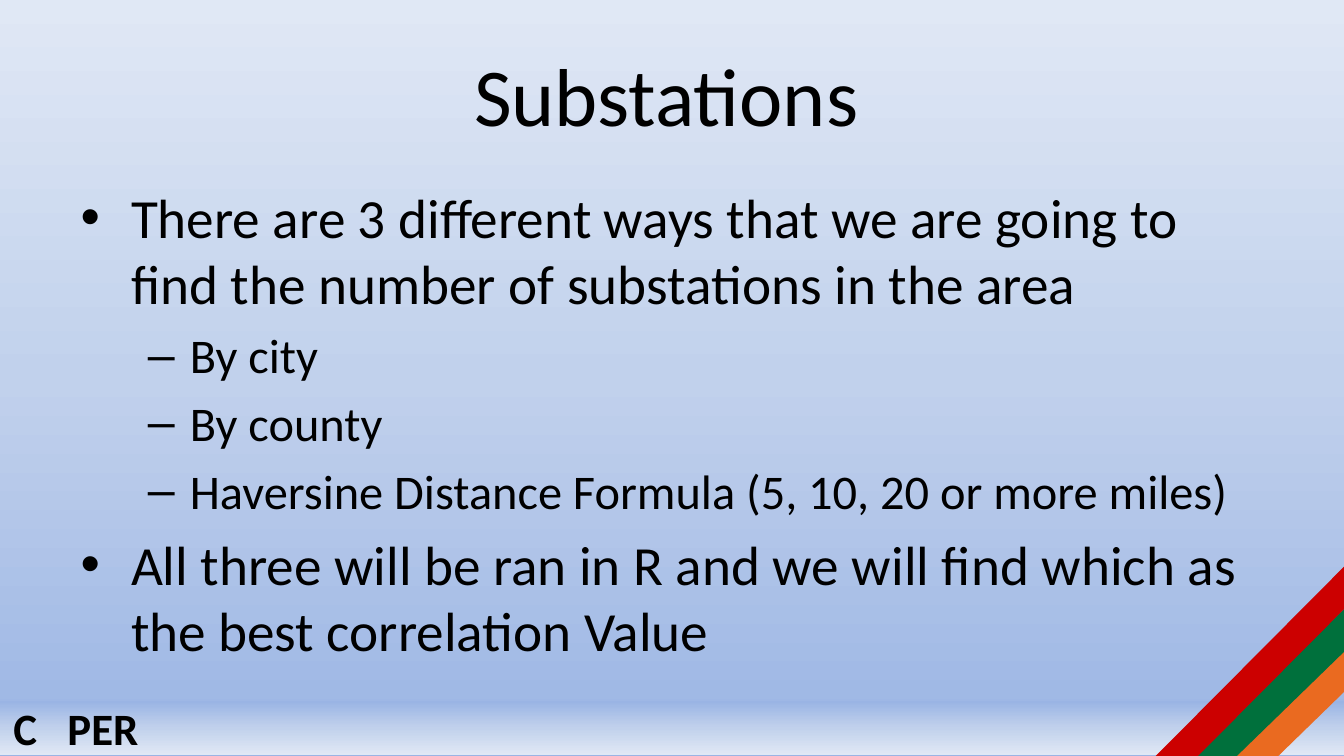
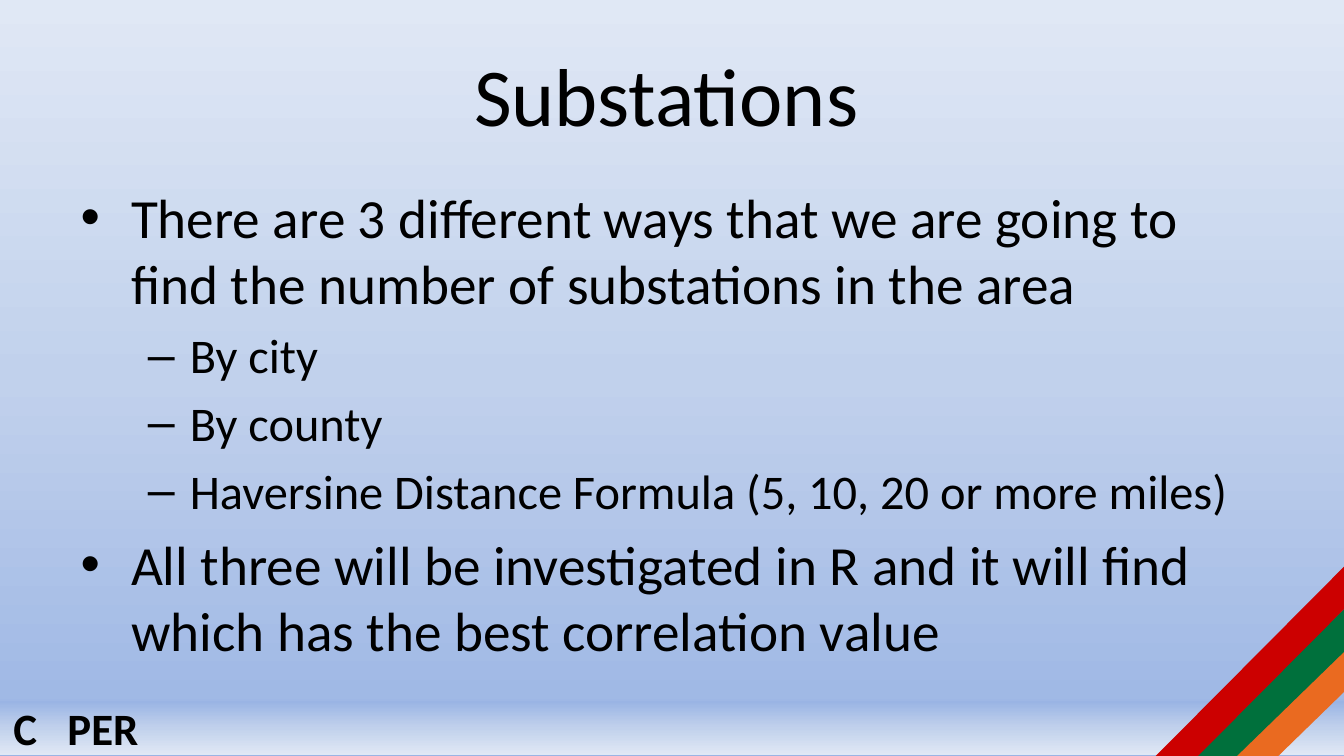
Before and after one commit to jlavall1/CAPER, a slide deck: slide 7 of 10_Momo/CAPER PowerPoints/CAPER_5.18.2016_MoreyAgnew.pptx. Drawn at 1344x756 pixels with LibreOffice and Linux fonts; fonts in the diff are those of the drawing; background and template pictures are left out. Boxes give left, top, right and bottom in pixels: in the first picture for what was removed or moved away, otherwise in the second. Text is boxed around its words. In the diff, an @@ line names an element or a change of style, - is before the commit and + after.

```diff
--- a/10_Momo/CAPER PowerPoints/CAPER_5.18.2016_MoreyAgnew.pptx
+++ b/10_Momo/CAPER PowerPoints/CAPER_5.18.2016_MoreyAgnew.pptx
@@ text at (131,546,1190,652): text changed @@
-• All three will be ran in R and we will find which as the best correlation Value
+• All three will be investigated in R and it will find which has the best correlation value
```
Also in this commit, not shown: 2 other slides changed, 14 other files.
